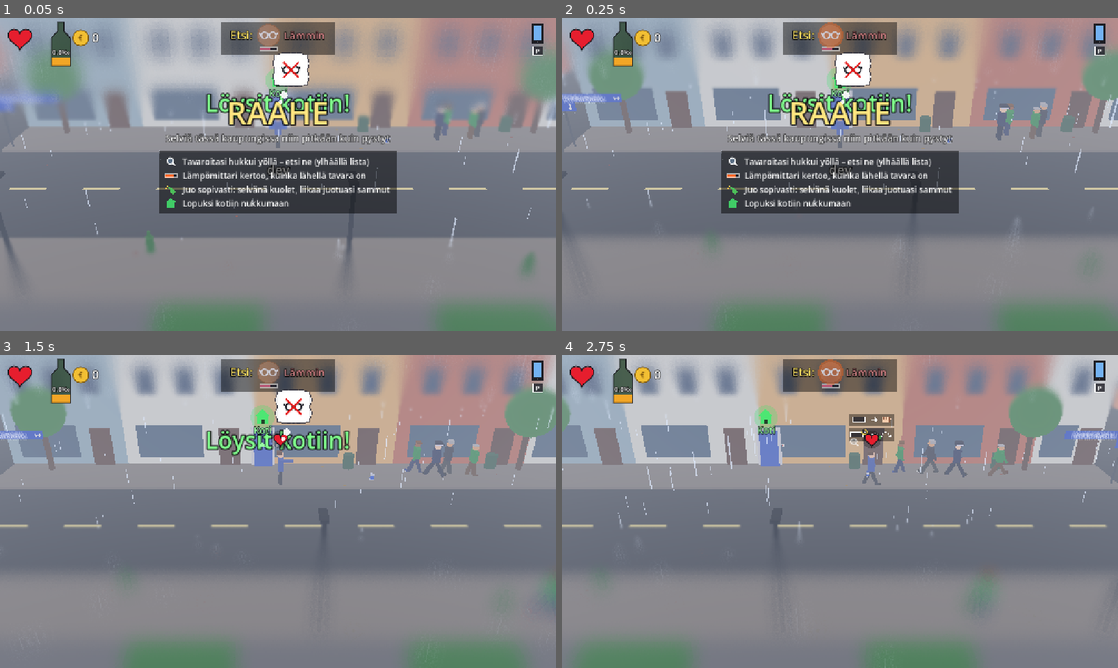
Above: before the commit, frames 1-4 (two rows, left to right).
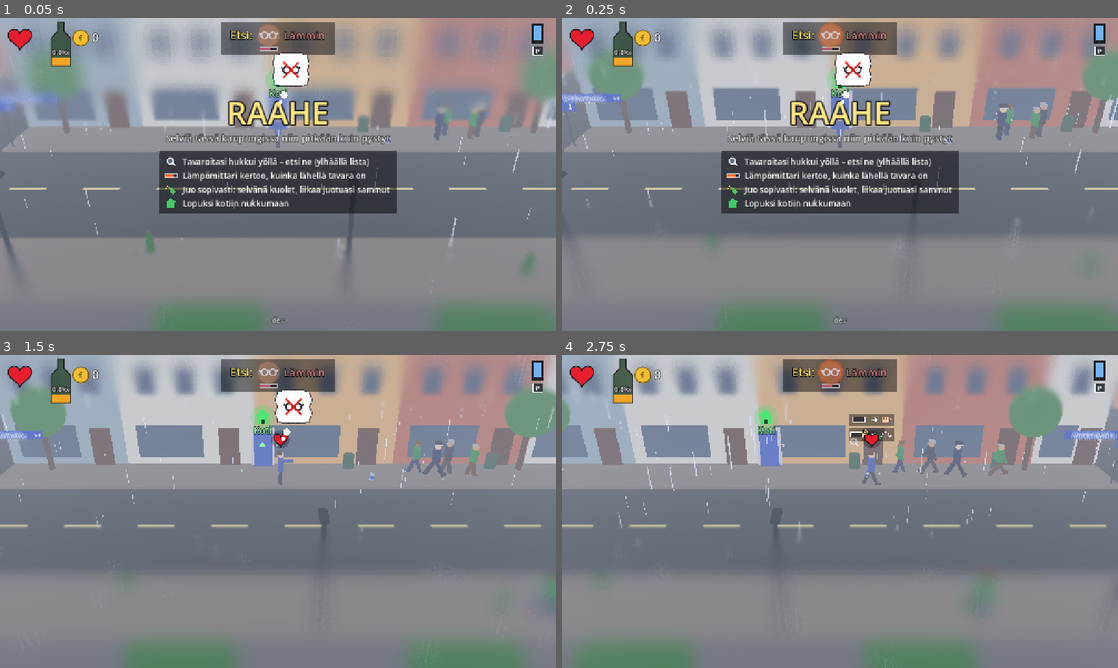
Above: after the commit, the same moments.

Repository: Ecculi/GoodMorningMoonshine
Game: Godot game, scene res://scenes/main.tscn
Two runs of this game, one before a commit and one after it. Both use one fixed random seed, a clock stepped at 60 frames per second and the inputs below.
Inputs (mouse positions are in pixels of both pictures, inside the frame that each line leads up to):
- Up to frame 1 (0.05 s): no input
- Up to frame 2 (0.25 s): no input
- Up to frame 3 (1.5 s): tap Enter at 0.5 s; move the mouse to (400, 495) at 0.52 s; hold Right (move_right) 0.53-1.25 s; hold Space (action) 0.53-1.25 s; click (400, 495) at 0.67 s; drag from (166, 527) to (250, 574) at 1.27 s
- Up to frame 4 (2.75 s): move the mouse to (895, 442) at 2.02 s; hold Right (move_right) from 2.03 s (still down); hold Shift (run) from 2.03 s (still down)

The runs differ from the first frame. In frame 1, 1.0% of the frame differs, in the area x 37-63%, y 23-98%; in frame 2, 1.0%; in frame 3, 1.1%, in the area x 37-63%, y 23-33%; in frame 4, nothing differs.

Commit message:
Less text at once at game start
- Don't pop up "Löysit kotiin!" when the day starts at the home door;
  it shows only after the player has been away from the door.
- Move the version text from the middle of the screen to small text at
  the bottom, so it no longer covers the intro box.

Co-Authored-By: Claude Opus 5.5 <noreply@anthropic.com>
Claude-Session: https://claude.ai/code/session_014p1PedsGov7Se4SWNjkWJU

Diff:
--- a/scripts/hud.gd
+++ b/scripts/hud.gd
@@ -2,8 +2,8 @@
 
 const LostItems = preload("res://scripts/lost_items.gd")
 const BuildInfo = preload("res://scripts/build_info.gd")
-## The version and build time show in the middle of the screen at start,
-## until the player first moves (then they fade out quickly).
+## The version and build time show small at the bottom of the screen at
+## start, until the player first moves (then they fade out quickly).
 var _version_a := 1.0
 var _version_fading := false
 ## The morning thought bubble stays until the player has walked this far.
@@ -93,8 +93,9 @@
 	draw_multiline_string(font, Vector2(20, c.y + 140), text, HORIZONTAL_ALIGNMENT_CENTER, vs.x - 40, 34, -1, Color.WHITE)
 
 
-## Version and build time in the middle of the screen when the game
-## starts; gone as soon as the player moves (it stays in the F1 help).
+## Version and build time small at the bottom of the screen when the game
+## starts (out of the way of the city intro); gone as soon as the player
+## moves (it stays in the F1 help).
 func _draw_version(vs: Vector2, font: Font) -> void:
 	if _version_a <= 0.0:
 		return
@@ -104,9 +105,9 @@
 		_version_a = maxf(0.0, _version_a - get_process_delta_time() * 3.0)
 	var a := _version_a
 	var text := BuildInfo.text()
-	var p := Vector2(0, vs.y * 0.5)
-	draw_string_outline(font, p, text, HORIZONTAL_ALIGNMENT_CENTER, vs.x, 30, 8, Color(0, 0, 0, 0.8 * a))
-	draw_string(font, p, text, HORIZONTAL_ALIGNMENT_CENTER, vs.x, 30, Color(1, 1, 1, a))
+	var p := Vector2(0, vs.y - 18)
+	draw_string_outline(font, p, text, HORIZONTAL_ALIGNMENT_CENTER, vs.x, 16, 5, Color(0, 0, 0, 0.7 * a))
+	draw_string(font, p, text, HORIZONTAL_ALIGNMENT_CENTER, vs.x, 16, Color(1, 1, 1, 0.75 * a))
 
 
 ## New game: the city's name big in the middle of the screen (with the
@@ -731,18 +732,24 @@
 ## kotiin!" pops up in the middle; right at the door: [button] -> bed.
 var _home_seen_day := -1
 var _home_flash_t := 0.0
+## The day the player was last away from the door. The welcome only pops
+## up after leaving, so it does not show when the day starts at home.
+var _home_left_day := -1
 
 
 func _draw_home_hint(vs: Vector2, font: Font) -> void:
 	if main == null or main.player == null or mode != "" or GameState.modal != "":
 		return
 	if main.segment != GameState.home_seg:
+		_home_left_day = GameState.day
 		return
 	var pl = main.player
 	var dx: float = absf(pl.position.x - GameState.home_x)
 	var t := Time.get_ticks_msec() / 1000.0
-	# Arrived: a big welcome once a day.
-	if dx < 4.0 and _home_seen_day != GameState.day:
+	if dx >= 4.0:
+		_home_left_day = GameState.day
+	# Arrived: a big welcome once a day (not when the day starts at home).
+	if dx < 4.0 and _home_seen_day != GameState.day and _home_left_day == GameState.day:
 		_home_seen_day = GameState.day
 		_home_flash_t = 2.5
 	if _home_flash_t > 0.0:
Not shown, changed: DESIGN.md
